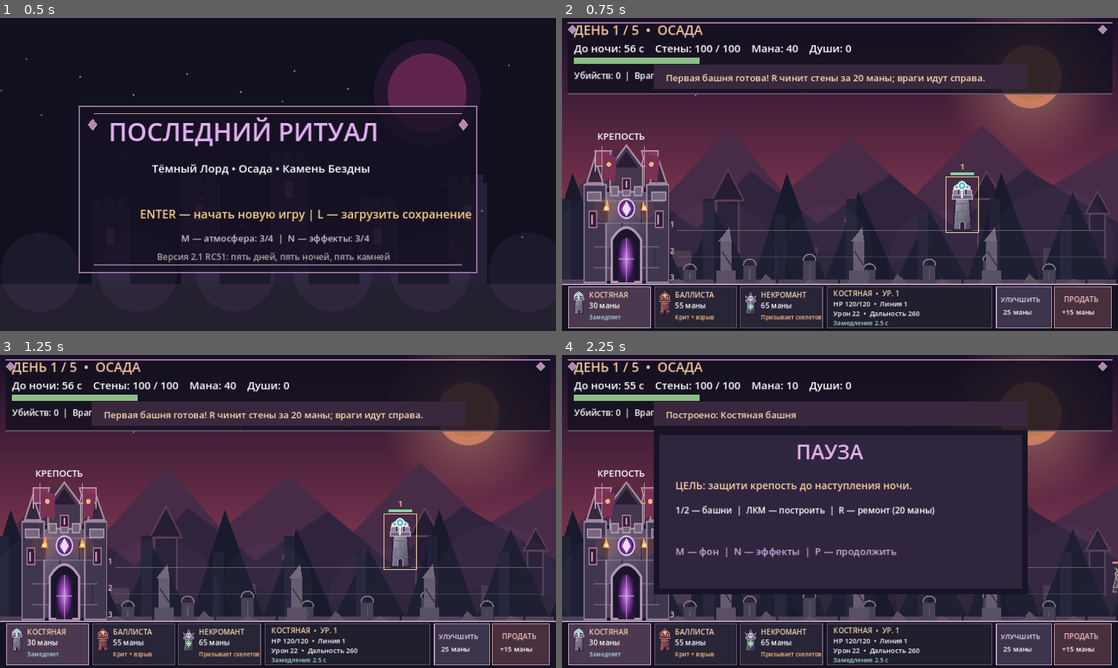
Above: before the commit, frames 1-4 (two rows, left to right).
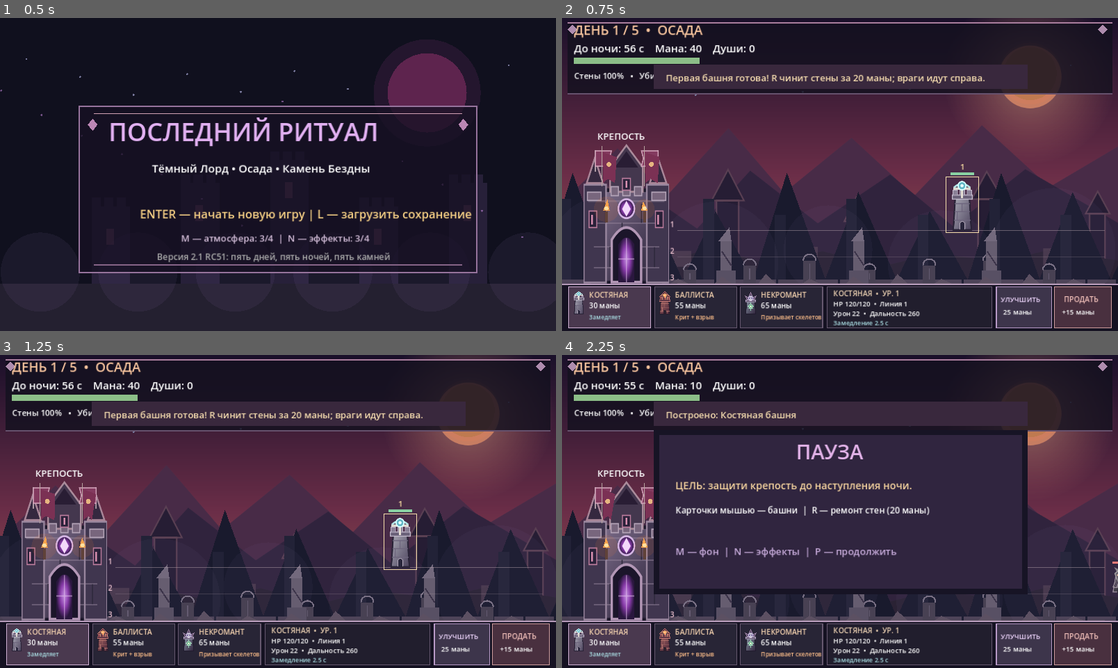
Above: after the commit, the same moments.

Repository: DoctorStrangeSH/Last-Ritual
Game: Godot game, scene res://scenes/main.tscn
Same seed, same stepped clock (60 frames per second), same inputs: the game is played once before the commit and once after it.
Inputs (mouse positions are in pixels of both pictures, inside the frame that each line leads up to):
- Up to frame 1 (0.5 s): no input
- Up to frame 2 (0.75 s): tap Enter (ui_accept) at 0.5 s; move the mouse to (962, 158) at 0.52 s; hold Right (ui_right) from 0.53 s (still down); tap M at 0.6 s; click (962, 158) at 0.67 s
- Up to frame 3 (1.25 s): keep holding Right (ui_right); tap Enter (ui_accept) at 0.77 s
- Up to frame 4 (2.25 s): release Right (ui_right) at 1.25 s; drag from (728, 527) to (812, 574) at 1.27 s; move the mouse to (895, 442) at 2.02 s; hold Right (ui_right) from 2.03 s (still down); tap P at 2.1 s

Frame 1 is identical in both runs. In frame 2, 0.7% of the frame differs, in the area x 2-52%, y 8-21%; in frame 3, 0.7%; in frame 4, 1.4%, in the area x 2-67%, y 8-52%.

Commit message:
ui: simplify dungeon HUD and remove duplicate status clutter

Diff:
--- a/scripts/main.gd
+++ b/scripts/main.gd
@@ -1281,27 +1281,28 @@
             var preview_lane: int = lane_for_y(cursor.y)
             var cursor_lane_y: float = FLOOR + float(LANE_OFFSETS[preview_lane])
             if dragging_tower and cursor.y < 548.0 and cursor_x >= 245.0 and cursor_x <= 1020.0:
-                var range_radius: float = 260.0 if selected_build == "bone" else 375.0
+                var range_radius: float = 260.0 if selected_build == "bone" else (375.0 if selected_build == "fire" else 0.0)
                 var can_place: bool = mana >= (30 if selected_build == "bone" else (55 if selected_build == "fire" else 65))
                 for placed_tower in towers:
                     if int(placed_tower.get("lane", 1)) == preview_lane and absf(float(placed_tower["x"]) - cursor_x) < 65.0:
                         can_place = false
                 draw_line(Vector2(239.0, cursor_lane_y), Vector2(1125.0, cursor_lane_y), Color("c8e5a0", 0.75), 4.0)
-                draw_arc(Vector2(cursor_x, cursor_lane_y - 67.0), range_radius, PI, TAU, 32, Color(0.48, 0.85, 0.69, 0.27) if can_place else Color(0.95, 0.30, 0.34, 0.22), 2.0)
+                if range_radius > 0.0:
+                    draw_arc(Vector2(cursor_x, cursor_lane_y - 67.0), range_radius, PI, TAU, 32, Color(0.48, 0.85, 0.69, 0.27) if can_place else Color(0.95, 0.30, 0.34, 0.22), 2.0)
                 var preview_art: Texture2D = preload("res://assets/towers/bone_tower.svg") if selected_build == "bone" else (preload("res://assets/towers/infernal_ballista.svg") if selected_build == "fire" else preload("res://assets/towers/necromancer_tower.svg"))
                 draw_texture_rect(preview_art, Rect2(cursor_x - 30.0, cursor_lane_y - 106.0, 60.0, 106.0), false, Color(0.68, 1.0, 0.72, 0.76) if can_place else Color(1.0, 0.38, 0.38, 0.72))
                 label("МОЖНО ПОСТРОИТЬ" if can_place else "НЕТ МЕСТА / МАНЫ", clampf(cursor_x - 90.0, 245.0, 920.0), cursor_lane_y - 126.0, 15, Color("b8f1c0") if can_place else Color("ffaaa9"))
             draw_gothic_hud_panel(150.0)
             label("ФИНАЛЬНЫЙ ШТУРМ — %d с" % ceili(maxf(0.0, final_timer)) if phase == "final_siege" else "ДЕНЬ %d / 5  •  ОСАДА" % current_day, 25, 35, 27, Color("f8c59e"))
             var siege_status := "Ритуал: %02d с" % ceili(maxf(final_timer, 0.0)) if phase == "final_siege" else "До ночи: %02d с" % ceili(maxf(time_left, 0.0))
-            label("%s    Стены: %d / 100    Мана: %d    Души: %d" % [siege_status, maxi(0, ceili(wall_hp)), mana, souls], 25, 71, 22)
+            label("%s    Мана: %d    Души: %d" % [siege_status, mana, souls], 25, 71, 22)
             if phase == "final_siege":
                 box(Rect2(680, 84, 310, 13), Color("543c54"))
                 box(Rect2(680, 84, 310.0 * clampf(1.0 - final_timer / 45.0, 0.0, 1.0), 13), Color("d8a6e8"))
                 label("ЗАЩИЩАЙ АЛТАРЬ!", 700, 125, 18, Color("edc2f7"))
             box(Rect2(25, 82, 260, 13), Color("553840"))
             box(Rect2(25, 82, 260.0 * clampf(wall_hp / MAX_WALL, 0.0, 1.0), 13), Color("8cbe88") if wall_hp > 30.0 else Color("ed6b73"))
-            label("Убийств: %d  |  Врагов на поле: %d" % [kills_today, enemies.size()], 25, 126, 18)
+            label("Стены %d%%   •   Убийств %d   •   Врагов %d" % [ceili(wall_hp), kills_today, enemies.size()], 25, 126, 17)
 
             # RTS-style mouse palette: build cards and contextual tower inspection.
             box(Rect2(0.0, 551.0, W, 97.0), Color(0.08, 0.065, 0.13, 0.96))
@@ -1501,24 +1502,20 @@
                 var start_angle: float = -1.2 + swing_progress * 1.8 if facing > 0.0 else PI + 0.5 - swing_progress * 1.8
                 draw_arc(player + Vector2(facing * 24.0, -14.0), 62.0, start_angle, start_angle + 1.0, 22, Color(0.85, 0.62, 1.0, 0.85), 7.0)
                 draw_arc(player + Vector2(facing * 24.0, -14.0), 68.0, start_angle + 0.1, start_angle + 0.8, 18, Color(0.96, 0.87, 1.0, 0.48), 3.0)
-            draw_gothic_hud_panel(181.0)
+            draw_gothic_hud_panel(156.0)
             label("НОЧЬ %d / 5  •  %s" % [current_day, "КАТАКОМБЫ" if current_day == 1 else ("ПРОКЛЯТАЯ УСЫПАЛЬНИЦА" if current_day == 2 else ("СОБОР СВЕТА" if current_day == 3 else ("КРОВАВЫЕ ШАХТЫ" if current_day == 4 else "ГРОБНИЦА ПЕРВОГО КОРОЛЯ")))], 25, 35, 27, Color("b9afea"))
             box(Rect2(24, 78, 260, 9), Color("413345"))
             box(Rect2(24, 78, 260.0 * clampf(player_hp / 100.0, 0.0, 1.0), 9), Color("dc6e83") if player_hp <= 25.0 else Color("b37fd2"))
-            label("Здоровье: %d    Мана: %d    Души: %d    Камень: %s" % [maxi(0, ceili(player_hp)), mana, souls, "ДА" if stone_taken else "НЕТ"], 25, 71, 22)
-            var trap_warning := "ШИПЫ АКТИВНЫ — уйди с опасного участка!" if spike_phase >= 2.1 else ("Шипы скоро активируются!" if spike_phase >= 1.4 else "Шипы сейчас безопасны")
-            label(trap_warning, 25, 106, 18, Color("f38c95") if spike_phase >= 2.1 else (Color("f1c780") if spike_phase >= 1.4 else Color("9fd7bd")))
-            box(Rect2(25, 117, 250, 7), Color("383748"))
-            box(Rect2(25, 117, 250.0 * clampf(spike_phase / 3.1, 0.0, 1.0), 7), Color("e8797a") if spike_phase >= 2.1 else Color("d9b67b"))
-            var can_heal: bool = mana >= 20 and player_hp < 100.0
-            var can_dash: bool = mana >= 15 and dash_cooldown <= 0.0
-            label("H: лечение 20 маны %s  |  Shift: рывок 15 маны %s" % ["[ГОТОВО]" if can_heal else "[НЕДОСТУПНО]", "[ГОТОВО]" if can_dash else "[НЕДОСТУПНО]"], 25, 152, 17, Color("c8bedf"))
+            label("HP %d/100    Мана %d    Души %d    Камень %s" % [maxi(0, ceili(player_hp)), mana, souls, "ДА" if stone_taken else "НЕТ"], 25, 71, 21)
+            label("ЛОВУШКИ", 25, 106, 15, Color("f38c95") if spike_phase >= 2.1 else Color("f1c780"))
+            box(Rect2(105, 96, 180, 9), Color("383748"))
+            box(Rect2(105, 96, 180.0 * clampf(spike_phase / 3.1, 0.0, 1.0), 9), Color("e8797a") if spike_phase >= 2.1 else Color("d9b67b"))
             if current_day == 1 and boss_hp > 0.0 and not stone_taken:
-                label("ЦЕЛЬ: победи хранителя справа, затем забери Камень Бездны.", 25, 181, 17, Color("f4d29a"))
+                label("ЦЕЛЬ: победи хранителя справа и забери Камень Бездны.", 25, 145, 16, Color("f4d29a"))
             elif boss_hp <= 0.0 and not stone_taken:
-                label("ЦЕЛЬ: забери светящийся камень справа!", 25, 181, 19, Color("f4d29a"))
+                label("ЦЕЛЬ: забери светящийся камень справа!", 25, 145, 17, Color("f4d29a"))
             elif stone_taken:
-                label("ЦЕЛЬ: камень твой! Вернись к ПОРТАЛУ слева.", 25, 181, 19, Color("a8e9d0"))
+                label("ЦЕЛЬ: вернись с камнем к ПОРТАЛУ слева.", 25, 145, 17, Color("a8e9d0"))
             if player_hp > 0.0 and player_hp <= 25.0:
                 var danger_blink: float = 0.60 + 0.40 * sin(atmosphere_clock * 8.0)
                 box(Rect2(310, 212, 530, 43), Color(0.54, 0.09, 0.18, 0.40 + danger_blink * 0.40))
@@ -1551,7 +1548,7 @@
         var pause_controls := ""
         if phase == "day":
             pause_goal = "ЦЕЛЬ: защити крепость до наступления ночи."
-            pause_controls = "1/2 — башни  |  ЛКМ — построить  |  R — ремонт (20 маны)"
+            pause_controls = "Карточки мышью — башни  |  R — ремонт стен (20 маны)"
         elif phase == "final_siege":
             pause_goal = "ЦЕЛЬ: продержись до завершения финального ритуала!"
             pause_controls = "1/2 — башни  |  ЛКМ — построить  |  R — ремонт (20 маны)"
